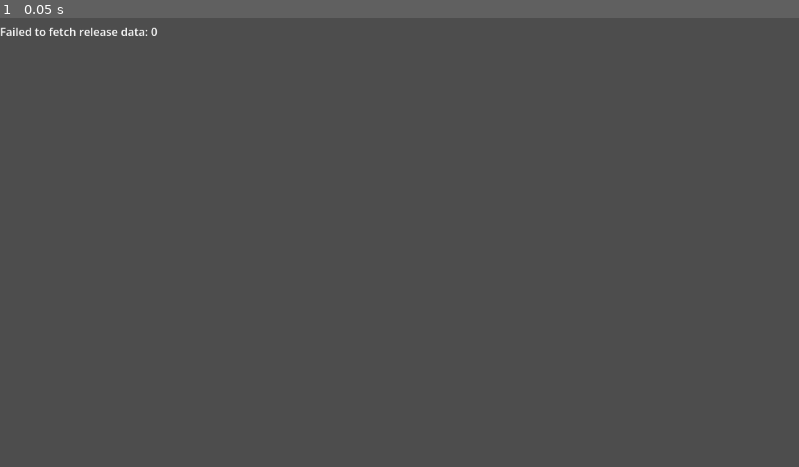
Above: before the commit, frame 1.
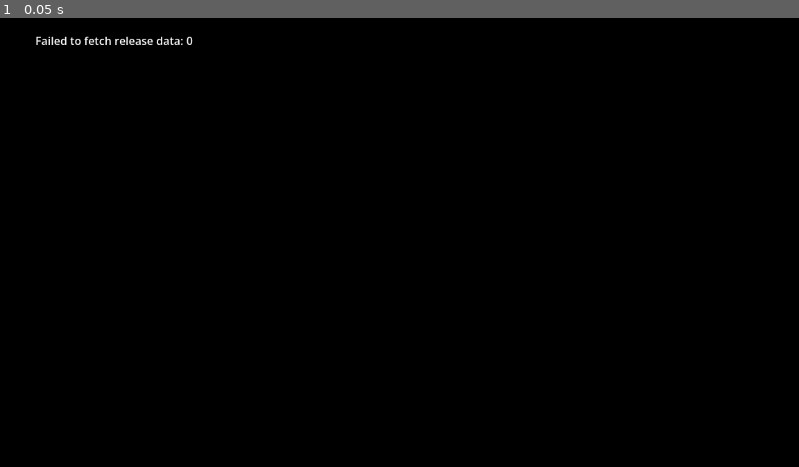
Above: after the commit, the same moment.

Repository: CSIE-Challenge/Challenge2026-Launcher
Game: Godot game, scene res://launcher.tscn
Two runs of this game, one before a commit and one after it. Both use one fixed random seed, a clock stepped at 60 frames per second and the inputs below. Video files are missing from this copy of the repository; at most half a second of black plays in their place.
Inputs:
- Up to frame 1 (0.05 s): no input

The runs differ from the first frame. In frame 1, 100% of the frame differs, in the area x 0-100%, y 0-100%.

Commit message:
[feat] Das war ein Befehl!

Diff:
--- a/launcher.gd
+++ b/launcher.gd
@@ -14,7 +14,9 @@
 var asset_url := ""
 var agent_url := ""
 
-@onready var status_label := $CenterContainer/Label
+@onready var loading_screen := $LoadingScreen
+@onready var status_label := $LoadingScreen/Label
+@onready var video_player := $LoadingScreen/VideoStreamPlayer
 @onready var req := $HTTPRequest
 
 
@@ -24,6 +26,8 @@
 
 
 func _ready():
+	video_player.size = get_viewport_rect().size
+	loading_screen.visible = true
 	var dir := DirAccess.open(".")
 	if not dir.dir_exists(SAVE_DIR):
 		dir.make_dir_recursive(SAVE_DIR)
--- a/launcher.tscn
+++ b/launcher.tscn
@@ -1,6 +1,7 @@
 [gd_scene format=3 uid="uid://bsege0jiswrmp"]
 
 [ext_resource type="Script" uid="uid://b4fqc3ea1p1wb" path="res://launcher.gd" id="1_4emaf"]
+[ext_resource type="VideoStream" uid="uid://bul7cga2dgrvp" path="res://yuanshou.ogv" id="2_cvfd6"]
 
 [node name="Launcher" type="Control" unique_id=557997936]
 layout_mode = 3
@@ -9,10 +10,27 @@
 
 [node name="HTTPRequest" type="HTTPRequest" parent="." unique_id=844408042]
 
-[node name="CenterContainer" type="CenterContainer" parent="." unique_id=642923475]
-layout_mode = 0
-offset_right = 40.0
-offset_bottom = 40.0
+[node name="LoadingScreen" type="Control" parent="." unique_id=1044349109]
+layout_mode = 1
+anchors_preset = 15
+anchor_right = 1.0
+anchor_bottom = 1.0
+grow_horizontal = 2
+grow_vertical = 2
 
-[node name="Label" type="Label" parent="CenterContainer" unique_id=854207234]
-layout_mode = 2
+[node name="VideoStreamPlayer" type="VideoStreamPlayer" parent="LoadingScreen" unique_id=1689551150]
+layout_mode = 1
+offset_right = 640.0
+offset_bottom = 360.0
+stream = ExtResource("2_cvfd6")
+autoplay = true
+expand = true
+loop = true
+
+[node name="Label" type="Label" parent="LoadingScreen" unique_id=854207234]
+layout_mode = 1
+offset_left = 25.0
+offset_top = 21.0
+offset_right = 305.0
+offset_bottom = 44.0
+horizontal_alignment = 1
Not shown, added: yuanshou.ogv.uid
Not shown, added: yuanshou.ogv
